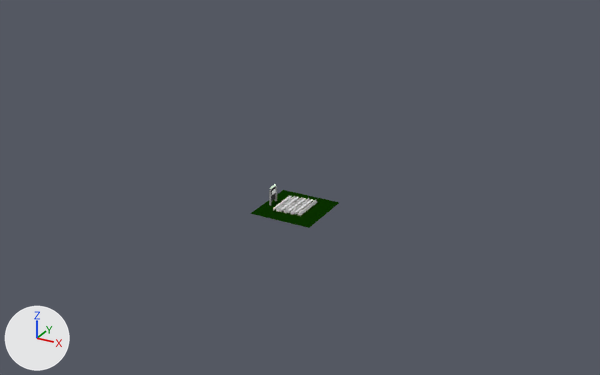
Two versions of the Blender file COMP27112/cwk3/model.blend, one commit apart.
One viewpoint serves both versions: a 50 mm lens placed at (111.3, -200.3, 106.3), pointed at (0.8, 0.5, 5.9). The lights are fixed; the arrows at lower left show +X, +Y and +Z.
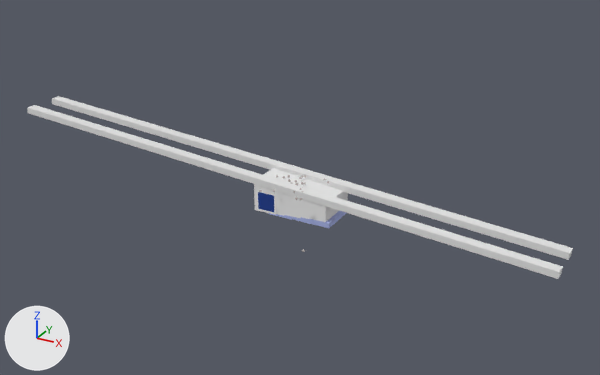
Where the newer file only moved an object's origin or applied its transform, the numbers keep the older frame.

Edits to the bpy script that builds the scene:
```text
Add mat_blackboard:
    mat_blackboard = diffuse_material('blackboard')
    mat_blackboard.base_color = (0.055, 0.055, 0.055)  # black #424242
    mat_blackboard.roughness = 0.975
Add mat_walls:
    mat_walls = diffuse_material('walls')
    mat_walls.base_color = (0.8, 0.8, 0.8)  # white #e7e7e7
    mat_walls.roughness = 0.483
Add mat_floor:
    mat_floor = diffuse_material('floor')
    mat_floor.base_color = (0.402, 0.463, 0.8)  # blue #aab5e7
Add mat_soundthings:
    mat_soundthings = bpy.data.materials.new('soundthings')
    # nodes: BsdfDiffuse, Displacement, OutputMaterial, TexCoord, TexNoise
    # colours: blue #2c4692
Change me_plane_005:
    where me_plane_005.from_pydata(...)  # 4 vertices, 1 face; spans x -1.0..1.0, y -1.0..1.0, z 0.0
    remove me_plane_005.materials.append(mat_material_005)  # dark green #0a3100
    add me_plane_005.materials.append(mat_blackboard)  # black #424242
Add me_cube_045:
    me_cube_045.from_pydata([(-0.483, 0.004, -0.007), (-0.483, 0.845, -0.007), (0.907, 0.845, -0.007), (0.907, 0.004, -0.007), (-0.487, 0.004, 0.549), (-0.487, 0.845, 0.549), (0.912, 0.845, 0.399), (0.912, 0.004, 0.399)], [], [(4, 5, 1, 0), (5, 6, 2, 1), (6, 7, 3, 2), (7, 4, 0, 3), (0, 1, 2, 3), (7, 6, 5, 4)])
    for i in [4]: me_cube_045.polygons[i].material_index = 1
    me_cube_045.materials.append(mat_walls)  # white #e7e7e7
    me_cube_045.materials.append(mat_floor)  # blue #aab5e7
Add me_cube_050:
    me_cube_050.from_pydata(...)  # a box spanning x -1.0..1.0, y -1.0..1.0, z -1.0..1.0
    me_cube_050.materials.append(mat_soundthings)
Add me_cube_051:
    me_cube_051.from_pydata(...)  # a box spanning x -1.0..1.0, y -1.0..1.0, z -1.0..1.0
Add me_cube_052:
    me_cube_052.from_pydata(...)  # a box spanning x -1.0..1.0, y -1.0..1.0, z -1.0..1.0
Change ob_cube_017:
    ob_cube_017.location: (0.8, -1.4, 1.0) -> (12.1, -1.6, 0.6)
    ob_cube_017.scale: (0.333, 5.11, 0.1) -> (3.28, 7.17, 0.829)
Change ob_plane_005:
    ob_plane_005.location: (0.5, -1.6, -0.1) -> (-7.1, 0.7, 1.9)
    ob_plane_005.rotation_euler: (0.0, 0.0, 0.0) -> (0.0, 1.571, 0.0)  # degrees (0, 0, 0) -> degrees (0, 90, 0)
    ob_plane_005.scale: (9.91, 9.91, 9.91) -> (0.883, 1.24, 0.916)
Add ob_cube_033:
    ob_cube_033 = bpy.data.objects.new('Cube.033', me_cube_045)
    ob_cube_033.location = (-1.3, -8.8, 0.0)
    ob_cube_033.scale = (17.1, 17.1, 17.1)
Add ob_cube_037:
    ob_cube_037 = bpy.data.objects.new('Cube.037', me_cube_050)
    ob_cube_037.location = (-5.5, -8.5, 3.4)
    ob_cube_037.scale = (2.73, -0.224, 2.72)
Add ob_cube_038:
    ob_cube_038 = bpy.data.objects.new('Cube.038', me_cube_051)
    ob_cube_038.location = (-9.6, -7.2, 9.5)
    ob_cube_038.rotation_euler = (0.0, 0.0822, 0.0)  # degrees (0, 4.7, 0)
    ob_cube_038.scale = (90.1, 1.67, 1.0)
Add ob_cube_039:
    ob_cube_039 = bpy.data.objects.new('Cube.039', me_cube_052)
    ob_cube_039.location = (-9.6, 4.2, 9.5)
    ob_cube_039.rotation_euler = (0.0, 0.0822, 0.0)  # degrees (0, 4.7, 0)
    ob_cube_039.scale = (90.1, 1.67, 1.0)
Add ob_cube_026:
    ob_cube_026 = bpy.data.objects.new('Cube.026', me_cube_017)
    ob_cube_026.location = (7.5, -1.6, 0.4)
    ob_cube_026.scale = (1.36, 7.17, 0.69)
Add ob_cube_027:
    ob_cube_027 = bpy.data.objects.new('Cube.027', me_cube_017)
    ob_cube_027.location = (4.8, -1.6, 0.3)
    ob_cube_027.scale = (1.36, 7.17, 0.483)
```

Pixel boxes (x1, y1, x2, y2) of what changed, in the pictures (600 x 375 px):
'Cube.038', added
    after: (27, 105, 563, 279)
'Cube.039', added
    after: (52, 96, 573, 260)
'Cube.033', added
    after: (254, 168, 348, 222)
'Plane.005', recoloured, moved, turned, rescaled (not visible afterwards)
    before: (250, 190, 339, 228)
'Cube.017', moved, rescaled
    before: (288, 198, 306, 212)
    after: (309, 211, 346, 228)
'Cube.037', added
    after: (258, 192, 274, 212)
'Cube.026', added
    after: (301, 217, 309, 223)
'Cube.027', added
    after: (293, 217, 301, 221)
